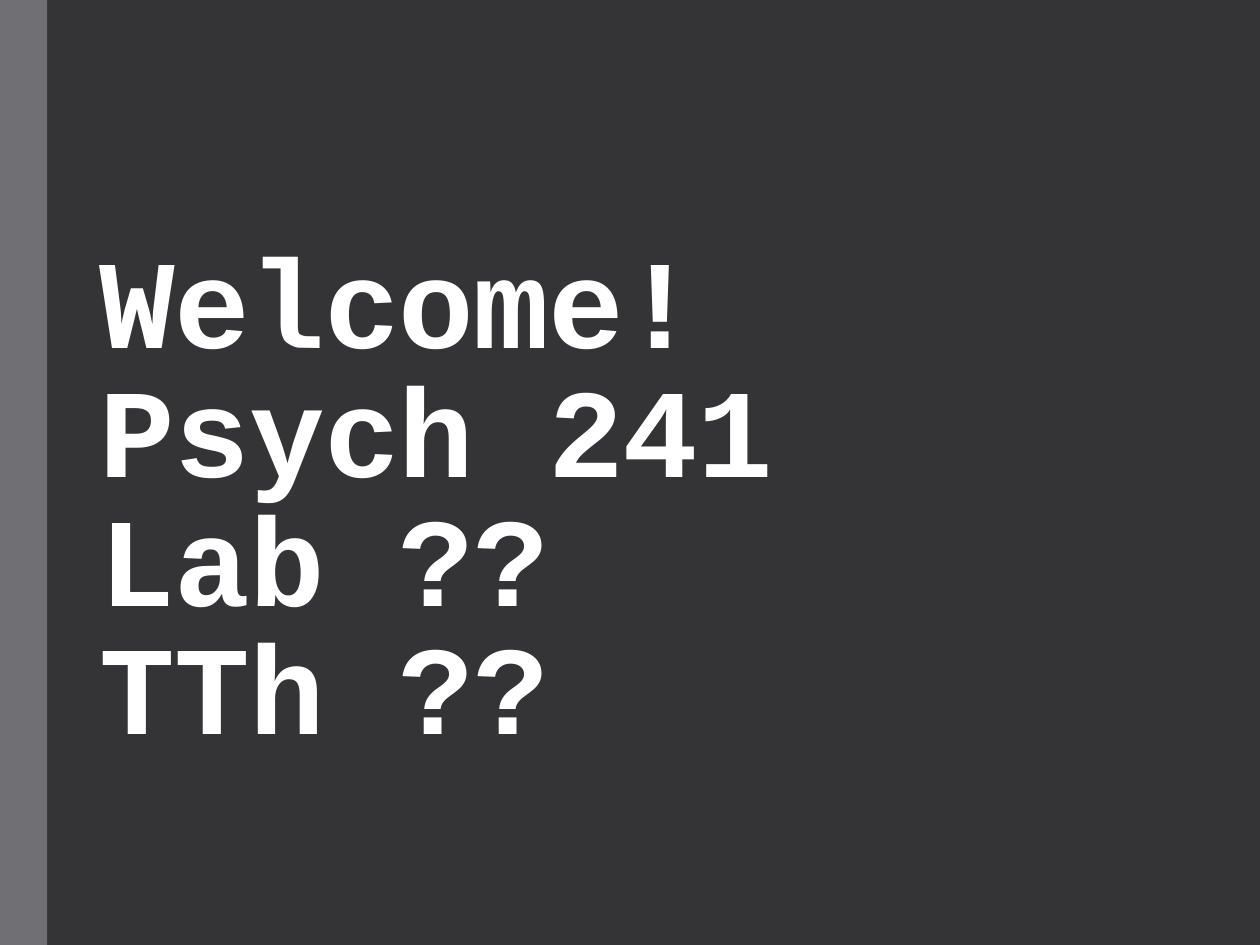
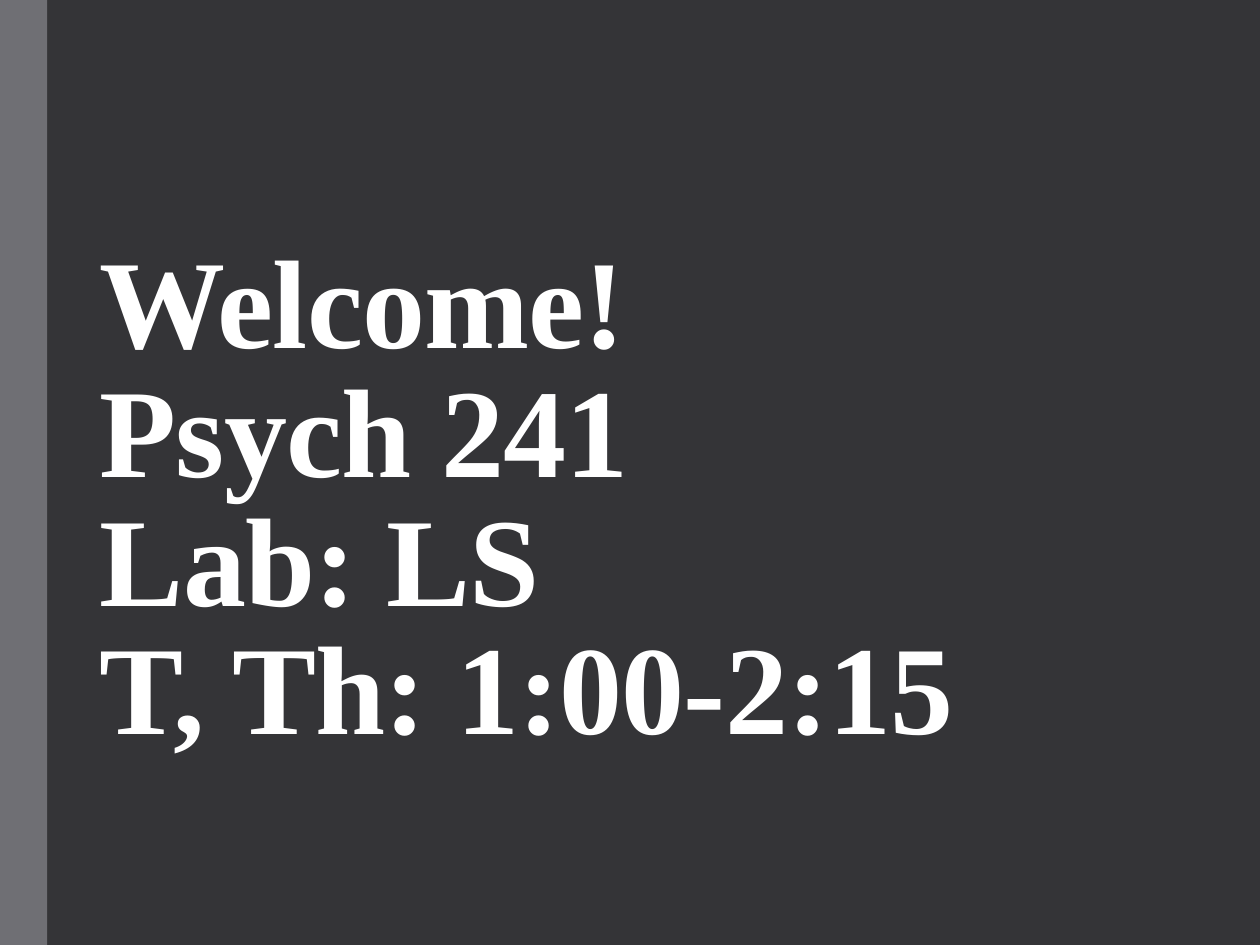
Before and after one commit to psadil/psych241, a slide deck: slide 1 of slides/lab1_21jan2016/lab1_21jan2016.pptx. Drawn at 1260x945 pixels with LibreOffice and Linux fonts; fonts in the diff are those of the drawing. Boxes give left, top, right and bottom in pixels: in the first picture for what was removed or moved away, otherwise in the second. Text is boxed around its words. In the diff, an @@ line names an element or a change of style, - is before the commit and + after.

```diff
--- a/slides/lab1_21jan2016/lab1_21jan2016.pptx
+++ b/slides/lab1_21jan2016/lab1_21jan2016.pptx
@@ title at (x1=100, y1=260, x2=954, y2=754): text changed; font Courier New to Times New Roman @@
-Welcome!
-Psych 241
-Lab ??
-TTh ??
+Welcome!
+Psych 241
+Lab: LS
+T, Th: 1:00-2:15
```
Also in this commit, not shown: 5 other slides changed, 1 slide added, 12 slides removed, 3 other files.
